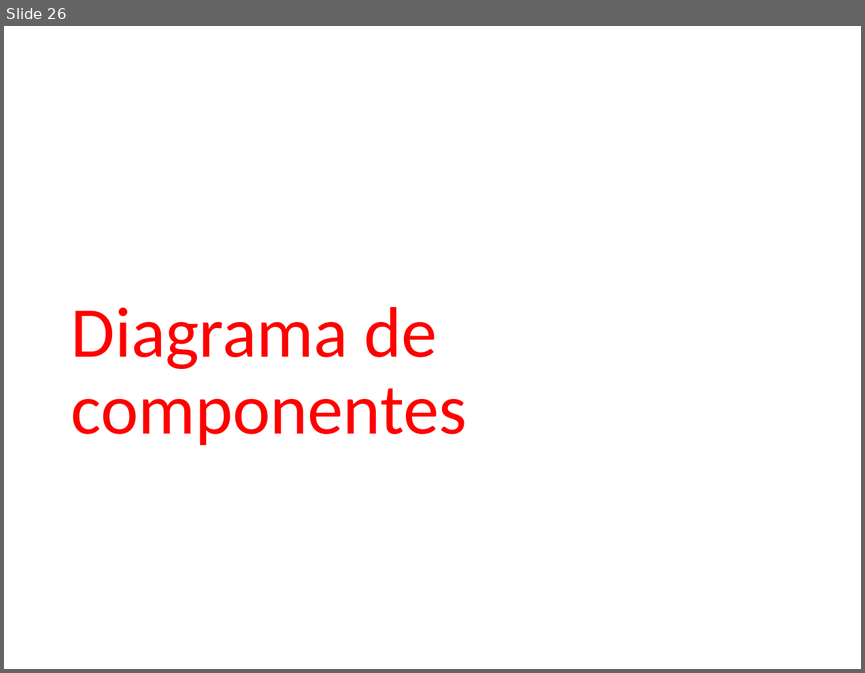
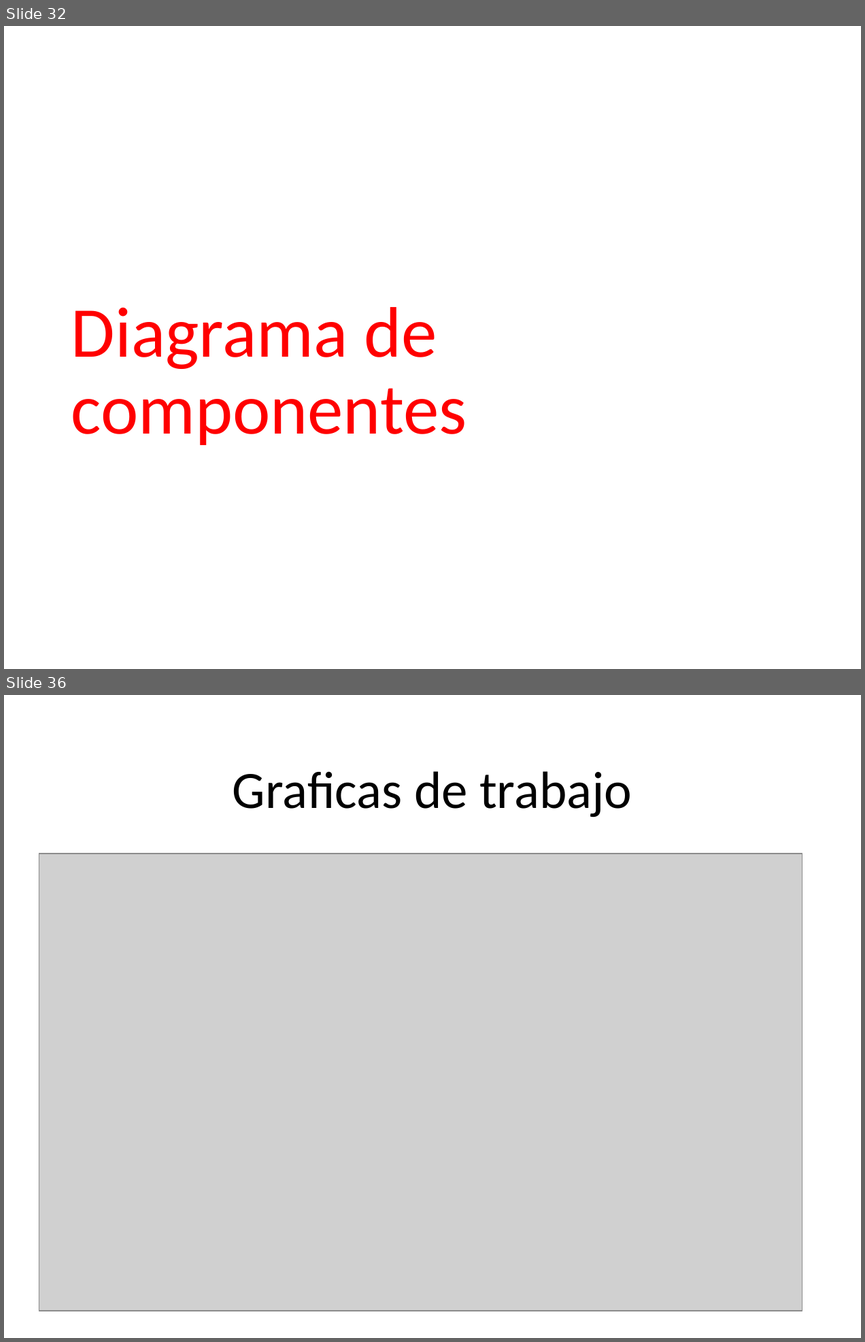
Before and after one commit to eruizgar91/GTU14, a slide deck: docs/Presentacion1/Gestión de Tarjetas Universitarias v2.pptx. Shown one above the other, each under a label of ours: slide 26 before the commit, slides 32 and 36 after it; the slides between them are not shown. The pictures are 865x673 and 865x1342 pixels, drawn with LibreOffice and Linux fonts; fonts in the diff are those of the drawing; grey boxes stand for pictures. Boxes give left, top, right and bottom in pixels: in the first picture for what was removed or moved away, otherwise in the second. Text is boxed around its words. In the diff, an @@ line names an element or a change of style, - is before the commit and + after.

```diff
--- a/docs/Presentacion1/Gestión de Tarjetas Universitarias v2.pptx
+++ b/docs/Presentacion1/Gestión de Tarjetas Universitarias v2.pptx
@@ slide 36 added at bbox=[4, 695, 861, 1338], background #FFFFFF @@
@@ title added at bbox=[232, 771, 632, 817], 44 pt, text #000000 @@
+Graficas de trabajo
@@ picture added at bbox=[39, 853, 802, 1310] @@
@@ what was slide 26 is now slide 32 @@
```
Also in this commit, not shown: 8 other slides added.
